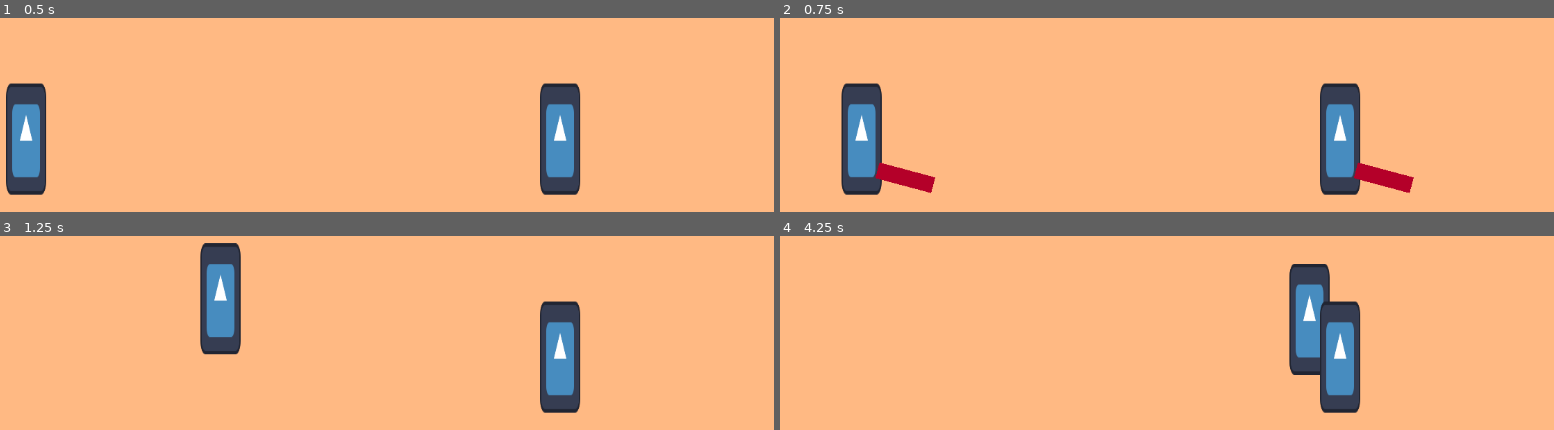
Above: before the commit, frames 1-4 (two rows, left to right).
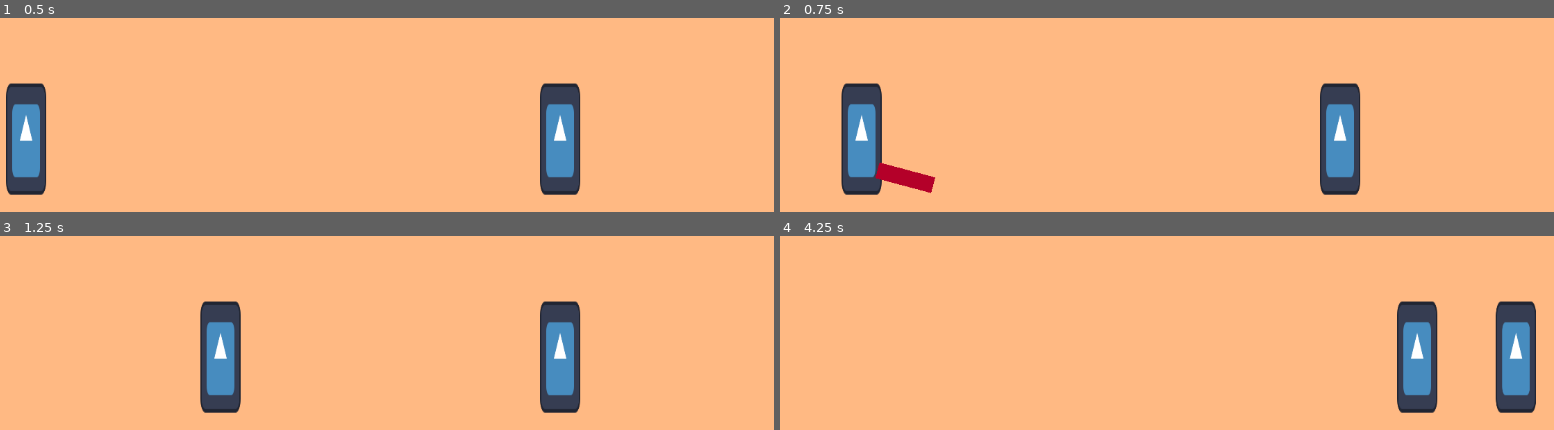
Above: after the commit, the same moments.

Repository: JOACCE/JOACCE-Beta
Game: Godot game, scene res://scenes/o-test/level/arena.tscn
Two runs of this game, one before a commit and one after it. Both use one fixed random seed, a clock stepped at 60 frames per second and the inputs below. The engine's default icon, where the game draws it, is replaced by a stand-in: a white triangle on a blue panel in a dark square.
Inputs:
- Up to frame 1 (0.5 s): no input
- Up to frame 2 (0.75 s): tap Enter at 0.5 s; hold D (right) from 0.53 s (still down); tap K (kick) at 0.6 s
- Up to frame 3 (1.25 s): keep holding D (right); tap Space (jump) at 0.77, 1.07 s; tap P (punch) at 0.8 s
- Up to frame 4 (4.25 s): tap P (punch) at 1.35 s; tap Space (jump) at 1.52, 1.82, 3.02, 3.32, 3.77, 3.8, 4.07 s; tap Ctrl (p1_charge, bound only after the commit) at 1.55 s; release D (right) at 2.03 s; hold A (left) 2.03-2.78 s; hold Ctrl (p1_charge, bound only after the commit) 2.03-2.78 s; tap Left (p2_move_left, bound only after the commit) at 2.3, 2.85 s; hold D (right) from 2.78 s (still down); tap Right (p2_move_right, bound only after the commit) at 3.05 s; hold Right (p2_move_right, bound only after the commit) from 3.53 s (still down)

Frame 1 is identical in both runs. In frame 2, 0.6% of the frame differs, in the area x 74-82%, y 74-91%; in frame 3, 4.0%; in frame 4, 12%, in the area x 65-98%, y 14-92%.

Commit message:
new changes for player_id recognition

Diff:
--- a/joacce/project.godot
+++ b/joacce/project.godot
@@ -51,3 +51,48 @@
 "events": [Object(InputEventKey,"resource_local_to_scene":false,"resource_name":"","device":-1,"window_id":0,"alt_press …(192 unchanged characters)…
 ]
 }
+p1_move_left={
+"deadzone": 0.2,
+"events": [Object(InputEventKey,"resource_local_to_scene":false,"resource_name":"","device":-1,"window_id":0,"alt_pressed":false,"shift_pressed":false,"ctrl_pressed":false,"meta_pressed":false,"pressed":false,"keycode":0,"physical_keycode":65,"key_label":0,"unicode":97,"location":0,"echo":false,"script":null)
+]
+}
+p1_move_right={
+"deadzone": 0.2,
+"events": [Object(InputEventKey,"resource_local_to_scene":false,"resource_name":"","device":-1,"window_id":0,"alt_pressed":false,"shift_pressed":false,"ctrl_pressed":false,"meta_pressed":false,"pressed":false,"keycode":0,"physical_keycode":68,"key_label":0,"unicode":100,"location":0,"echo":false,"script":null)
+]
+}
+p2_move_left={
+"deadzone": 0.2,
+"events": [Object(InputEventKey,"resource_local_to_scene":false,"resource_name":"","device":-1,"window_id":0,"alt_pressed":false,"shift_pressed":false,"ctrl_pressed":false,"meta_pressed":false,"pressed":false,"keycode":0,"physical_keycode":4194319,"key_label":0,"unicode":0,"location":0,"echo":false,"script":null)
+]
+}
+p2_move_right={
+"deadzone": 0.2,
+"events": [Object(InputEventKey,"resource_local_to_scene":false,"resource_name":"","device":-1,"window_id":0,"alt_pressed":false,"shift_pressed":false,"ctrl_pressed":false,"meta_pressed":false,"pressed":false,"keycode":0,"physical_keycode":4194321,"key_label":0,"unicode":0,"location":0,"echo":false,"script":null)
+]
+}
+p1_start={
+"deadzone": 0.2,
+"events": [Object(InputEventKey,"resource_local_to_scene":false,"resource_name":"","device":-1,"window_id":0,"alt_pressed":false,"shift_pressed":false,"ctrl_pressed":false,"meta_pressed":false,"pressed":false,"keycode":0,"physical_keycode":4194325,"key_label":0,"unicode":0,"location":1,"echo":false,"script":null)
+]
+}
+p2_start={
+"deadzone": 0.2,
+"events": [Object(InputEventKey,"resource_local_to_scene":false,"resource_name":"","device":-1,"window_id":0,"alt_pressed":false,"shift_pressed":false,"ctrl_pressed":false,"meta_pressed":false,"pressed":false,"keycode":0,"physical_keycode":4194325,"key_label":0,"unicode":0,"location":2,"echo":false,"script":null)
+]
+}
+p1_jump={
+"deadzone": 0.2,
+"events": [Object(InputEventKey,"resource_local_to_scene":false,"resource_name":"","device":-1,"window_id":0,"alt_pressed":false,"shift_pressed":false,"ctrl_pressed":false,"meta_pressed":false,"pressed":false,"keycode":0,"physical_keycode":87,"key_label":0,"unicode":119,"location":0,"echo":false,"script":null)
+]
+}
+p2_jump={
+"deadzone": 0.2,
+"events": [Object(InputEventKey,"resource_local_to_scene":false,"resource_name":"","device":-1,"window_id":0,"alt_pressed":false,"shift_pressed":false,"ctrl_pressed":false,"meta_pressed":false,"pressed":false,"keycode":0,"physical_keycode":4194320,"key_label":0,"unicode":0,"location":0,"echo":false,"script":null)
+]
+}
+p1_charge={
+"deadzone": 0.2,
+"events": [Object(InputEventKey,"resource_local_to_scene":false,"resource_name":"","device":-1,"window_id":0,"alt_pressed":false,"shift_pressed":false,"ctrl_pressed":false,"meta_pressed":false,"pressed":false,"keycode":0,"physical_keycode":4194326,"key_label":0,"unicode":0,"location":1,"echo":false,"script":null)
+]
+}
--- a/joacce/scenes/o-test/level/arena.tscn
+++ b/joacce/scenes/o-test/level/arena.tscn
@@ -25,5 +25,26 @@
 [node name="Fighter" parent="Fighters" unique_id=1512274704 instance=ExtResource("1_hn76v")]
 position = Vector2(75, 531)
 
+[node name="ProgressBar" type="ProgressBar" parent="Fighters/Fighter" unique_id=568693552]
+visible = false
+modulate = Color(0.08235294, 1, 1, 1)
+show_behind_parent = true
+light_mask = 8
+visibility_layer = 8
+z_as_relative = false
+y_sort_enabled = true
+custom_minimum_size = Vector2(40, 75)
+layout_direction = 1
+anchors_preset = 2
+anchor_top = 1.0
+anchor_bottom = 1.0
+offset_left = 25.0
+offset_top = 25.0
+offset_right = 65.0
+offset_bottom = 100.0
+grow_vertical = 0
+rounded = true
+
 [node name="Fighter2" parent="Fighters" unique_id=650291903 instance=ExtResource("1_hn76v")]
 position = Vector2(844, 535)
+player_id = 2
--- a/joacce/scenes/o-test/player/fighter.gd
+++ b/joacce/scenes/o-test/player/fighter.gd
@@ -3,32 +3,77 @@
 var SPEED = 400.0
 var JUMP_VELOCITY = -400.0
 
+
+
+
 @onready var punch: Node2D = $Punch
 @onready var kick: Node2D = $Kick
+@onready var charge_bar = $ProgressBar
+var charge_speed = 20.0
+var current_charge = 0.0
+var max_charge = 100
+
+var player ={}
+#player distinct by player_id
+@export var player_id := 1
 
 var health = 100
 
 func _ready() -> void:
 	if "2" in name:
-		SPEED = 0
-		JUMP_VELOCITY = 0
+		SPEED = SPEED
+		JUMP_VELOCITY = JUMP_VELOCITY
 
 func _physics_process(delta: float) -> void:
 	# Add the gravity.
+	var direction = 0
+
 	if not is_on_floor():
 		velocity += get_gravity() * delta
 
-	# Handle jump.
-	if Input.is_action_just_pressed("jump") and is_on_floor():
-		velocity.y = JUMP_VELOCITY
-
+	## Handle jump.
+	#if Input.is_action_just_pressed("jump") and is_on_floor():
+		#velocity.y = JUMP_VELOCITY
+#
 	if Input.is_action_just_pressed("punch"):
 		punch.attack()
+		#
 
-	if Input.is_action_just_pressed("kick"):
-		kick.attack()
 
-	var direction := Input.get_axis("left", "right")
+
+	if player_id == 1:
+		if Input.is_action_pressed("p1_move_left"):
+			direction -=1
+		if Input.is_action_pressed("p1_move_right"):
+			direction +=1
+			print("Player 1 is moving")
+
+		if Input.is_action_pressed("p1_jump") and is_on_floor_only():
+			velocity.y = JUMP_VELOCITY
+		if Input.is_action_just_pressed("kick"):
+			kick.attack()
+		if Input.is_action_pressed("p1_charge"):
+			if current_charge < max_charge:
+				$ProgressBar.visible = true
+				current_charge += charge_speed * delta
+				charge_bar.value = current_charge
+		if Input.is_action_just_released("p1_charge"):
+			$ProgressBar.visible = false
+			print("Charged")
+			current_charge = 0
+			charge_bar.value = current_charge
+	if player_id == 2:
+		if Input.is_action_pressed("p2_move_left"):
+			direction -=1
+			print("Player 2 is moving")
+
+		if Input.is_action_pressed("p2_move_right"):
+			direction +=1
+			print("Player 2 is moving")
+
+		if Input.is_action_pressed("p2_jump") and is_on_floor_only():
+
+			velocity.y = JUMP_VELOCITY
 	if direction:
 		velocity.x = direction * SPEED
 	else:
